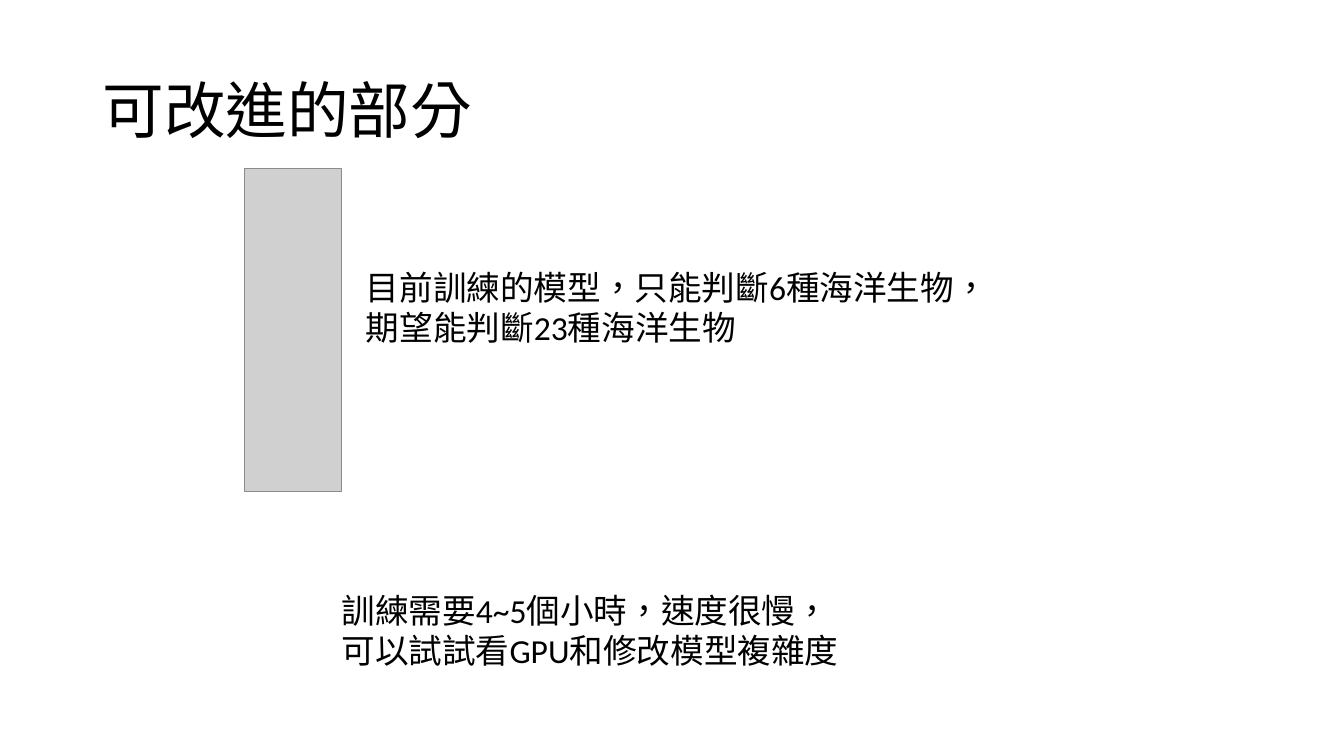
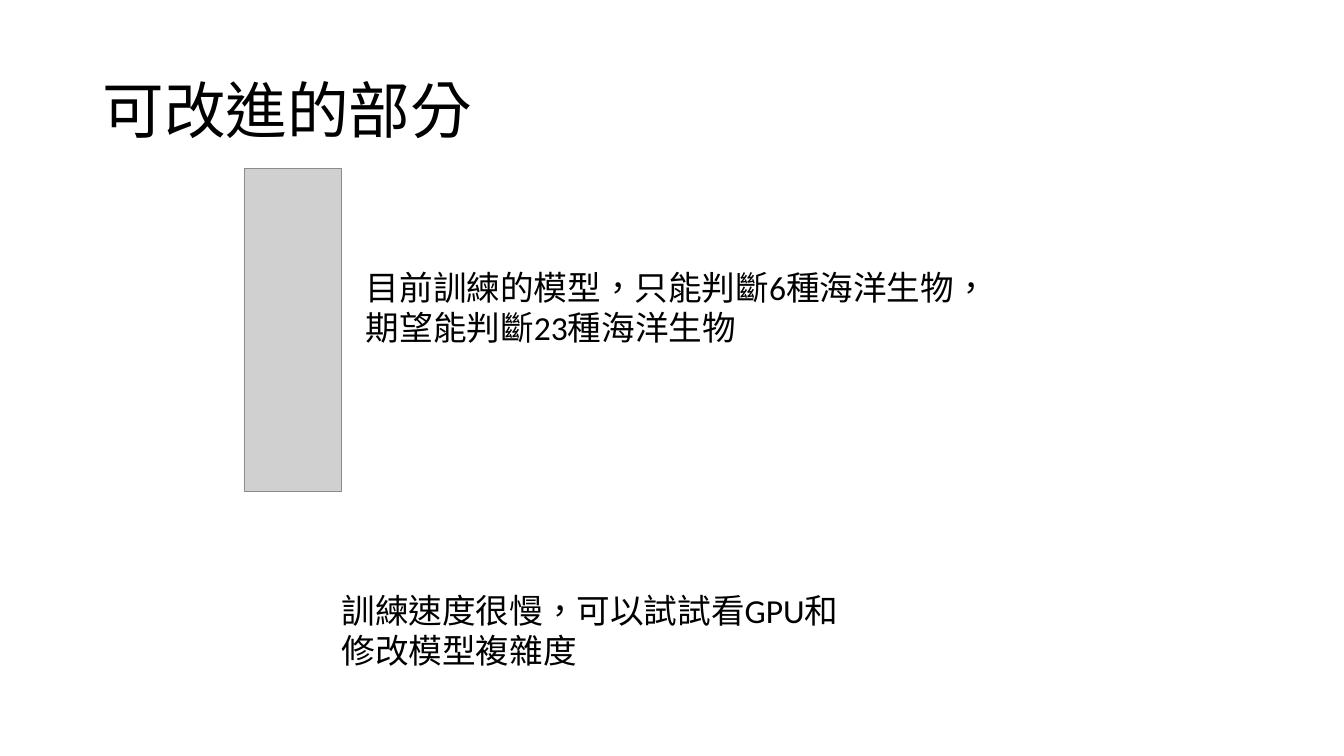
Before and after one commit to WingSyncAlgorithm/Object_Detection, a slide deck: slide 9 of 統整簡報/20230924/海洋生物辨識.pptx. Drawn at 1344x756 pixels with LibreOffice and Linux fonts; fonts in the diff are those of the drawing; grey boxes stand for pictures. Boxes give left, top, right and bottom in pixels: in the first picture for what was removed or moved away, otherwise in the second. Text is boxed around its words. In the diff, an @@ line names an element or a change of style, - is before the commit and + after.

```diff
--- a/統整簡報/20230924/海洋生物辨識.pptx
+++ b/統整簡報/20230924/海洋生物辨識.pptx
@@ text at (x1=342, y1=594, x2=839, y2=626): text changed @@
-訓練需要4~5個小時，速度很慢，可以試試看GPU和修改模型複雜度
+訓練速度很慢，可以試試看GPU和修改模型複雜度
```
Also in this commit, not shown: 6 other slides changed, 1 slide removed, 6 other files.
